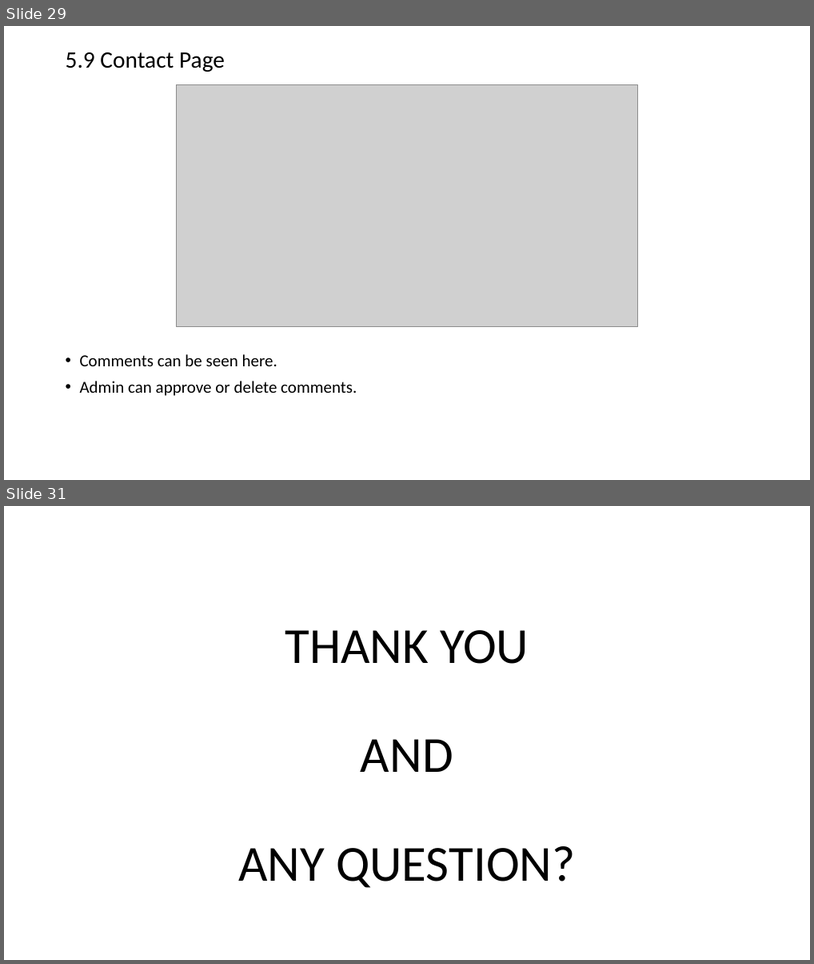
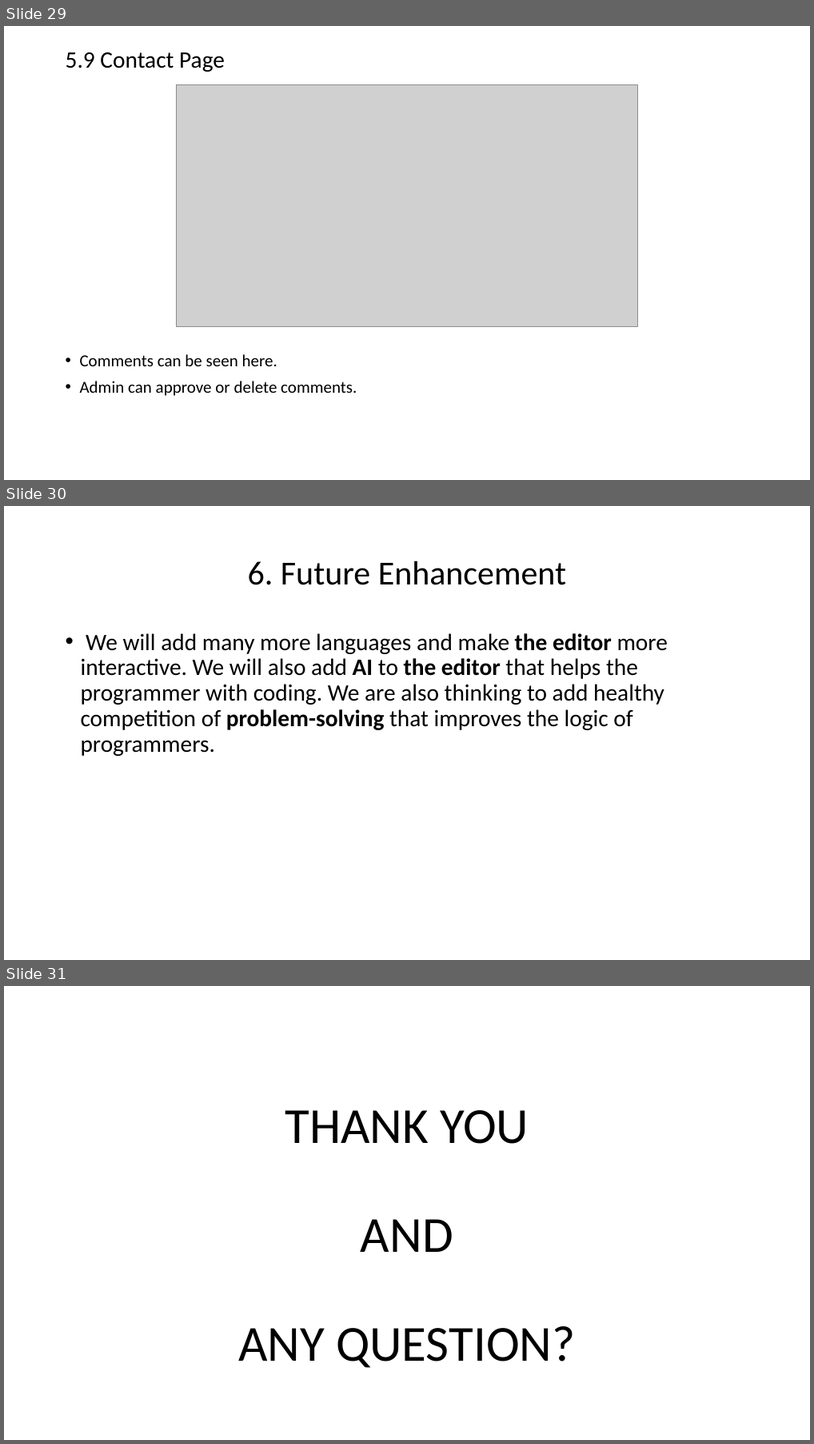
Before and after one commit to vj1932/PROJECT_SEM6_CODETRAINER, a slide deck: PPT.ppt. Shown one above the other, each under a label of ours: slides 29 and 31 before the commit, slides 29, 30 and 31 after it; the slides between them are not shown. The pictures are 814x964 and 814x1444 pixels, drawn with LibreOffice and Linux fonts; fonts in the diff are those of the drawing; grey boxes stand for pictures. Boxes give left, top, right and bottom in pixels: in the first picture for what was removed or moved away, otherwise in the second. Text is boxed around its words. In the diff, an @@ line names an element or a change of style, - is before the commit and + after.

```diff
--- a/PPT.ppt
+++ b/PPT.ppt
@@ slide 30 added at <box>4,506,810,960</box>, background #FFFFFF @@
@@ title added at <box>248,561,566,585</box>, 40 pt, text #000000 @@
+6. Future Enhancement
@@ text added at <box>81,633,668,756</box>, 28 pt, text #000000 @@
+• We will add many more languages and make the editor more interactive. We will also add AI to the editor that helps the programmer with coding. We are also thinking to add healthy competition of problem-solving that improves the logic of programmers.
```
Also in this commit, not shown: 1 slide changed, 1 slide removed, 10 other files.
